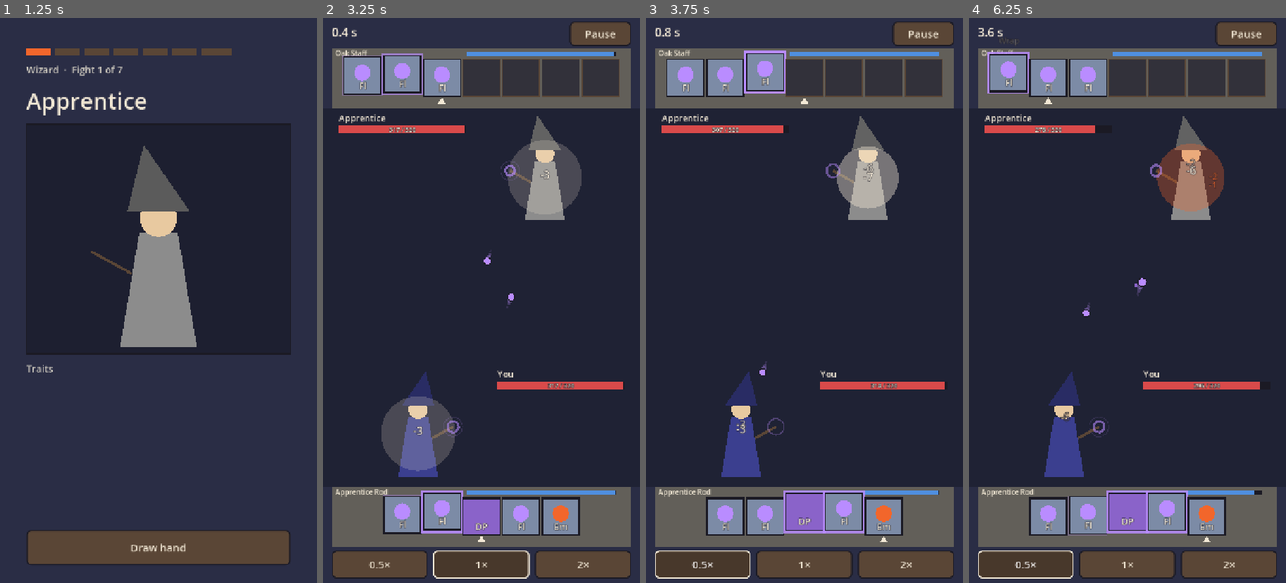
Above: before the commit, frames 1-4 (left to right).
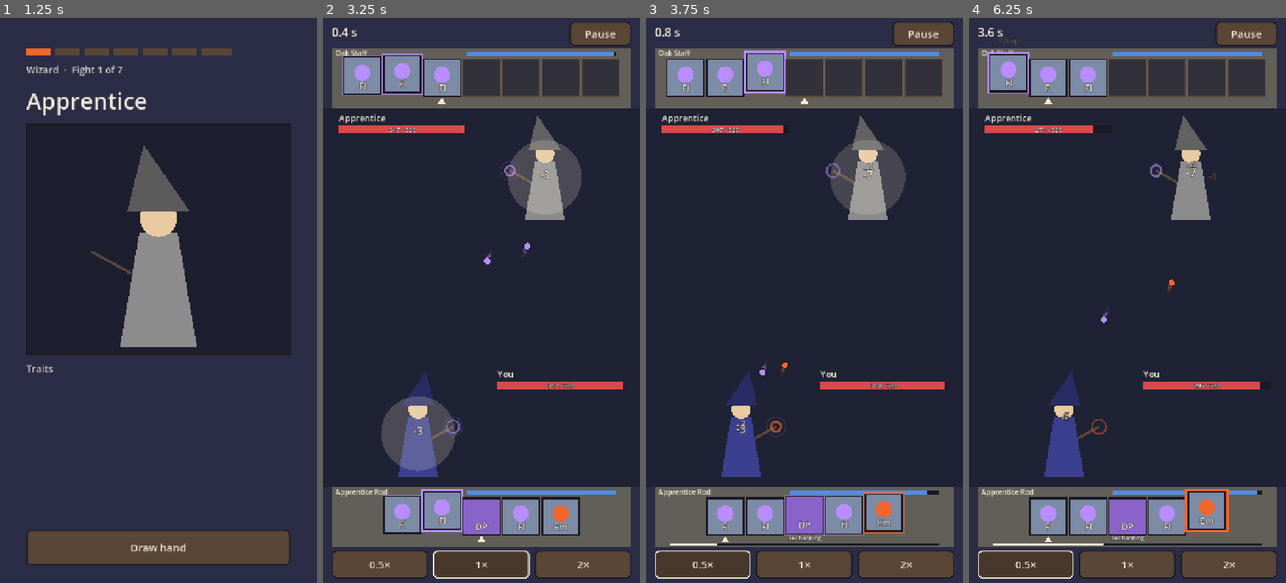
Above: after the commit, the same moments.

Repository: treeko11/Sauvapakka
Game: Godot game, scene res://ui/app.tscn
The game is run twice, just before and just after one commit, with the same random seed, the same clock (stepped at 60 frames per second) and the same inputs.
Inputs:
- Up to frame 1 (1.25 s): click "New run" at 0.5 s
- Up to frame 2 (3.25 s): click "Draw hand" at 1.25 s; click "Ready" at 2 s; click "Take this wand" at 2.75 s
- Up to frame 3 (3.75 s): click "0.5×" at 3.5 s
- Up to frame 4 (6.25 s): click "1×" at 4.25 s; click "2×" at 5 s; click "0.5×" at 5.75 s

Frame 1 is identical in both runs. In frame 2, 0.3% of the frame differs, in the area x 30-93%, y 39-92%; in frame 3, 3.3%; in frame 4, 4.4%, in the area x 7-93%, y 19-94%.

Commit message:
Balance wards and Shock, add the tuner and a web export preset
Fast wands could bank Wards and Reflects to block every hit, and Arc's chain
set off the Shock Arc had just applied, so Arc spam and ward spam beat every
build. Casters now hold at most 4 Wards and 2 Reflects, chain hits leave
Shock for the next hit, Arc costs 18 for 2 damage, and the Shock bonus is
4 per stack. Reflect Ward takes 0.3 s to cast.

tools/tune.gd searches spell and frame numbers against the balance gate in
memory. Its values are applied here: Ward 18 mana and 0.2 s, Magic Missile
13 damage, Twin Fork 0.5 s / 1.4 s, Leyline Rod 1.8 s recharge, Ouroboros
0.21 s and Apprentice Rod 0.22 s cast delay. Every build except Starter wins
30-70% of its duels and fights average 26.3 s.

export_presets.cfg adds a single-threaded Web export, checked booting and
running in Chromium. The duel viewer's seed row no longer wraps.

Co-Authored-By: Claude Opus 5.5 <noreply@anthropic.com>
Claude-Session: https://claude.ai/code/session_01XioyYBpWi3MQhXKDmCJSLB

Diff:
--- a/data/frames/apprentice_rod.tres
+++ b/data/frames/apprentice_rod.tres
@@ -8,7 +8,7 @@
 display_name = "Apprentice Rod"
 capacity = 5
 spells_per_cast = 1
-cast_delay = 0.25
+cast_delay = 0.22
 recharge_time = 0.6
 mana_max = 100.0
 mana_regen = 30.0
--- a/data/frames/leyline_rod.tres
+++ b/data/frames/leyline_rod.tres
@@ -9,7 +9,7 @@
 capacity = 8
 spells_per_cast = 1
 cast_delay = 0.31
-recharge_time = 1.6
+recharge_time = 1.8
 mana_max = 250.0
 mana_regen = 40.0
 rule = 4
--- a/data/frames/ouroboros.tres
+++ b/data/frames/ouroboros.tres
@@ -8,7 +8,7 @@
 display_name = "Ouroboros"
 capacity = 6
 spells_per_cast = 1
-cast_delay = 0.18
+cast_delay = 0.21
 recharge_time = 0.35
 mana_max = 200.0
 mana_regen = 55.0
--- a/data/frames/twin_fork.tres
+++ b/data/frames/twin_fork.tres
@@ -8,8 +8,8 @@
 display_name = "Twin Fork"
 capacity = 6
 spells_per_cast = 2
-cast_delay = 0.4
-recharge_time = 1.2
+cast_delay = 0.5
+recharge_time = 1.4
 mana_max = 120.0
 mana_regen = 35.0
 rule = 1
--- a/data/spells/arc.tres
+++ b/data/spells/arc.tres
@@ -10,8 +10,8 @@
 description = "Applies Shock and chains once."
 kind = 0
 rarity = 0
-mana_cost = 15
-damage = 3.0
+mana_cost = 18
+damage = 2.0
 shock = 1
 chain = 1
 travel_time = 0.15
--- a/data/spells/magic_missile.tres
+++ b/data/spells/magic_missile.tres
@@ -11,6 +11,6 @@
 kind = 0
 rarity = 1
 mana_cost = 35
-damage = 15.0
+damage = 13.0
 travel_time = 1.0
 cast_delay = 0.3
--- a/data/spells/reflect_ward.tres
+++ b/data/spells/reflect_ward.tres
@@ -12,4 +12,4 @@
 rarity = 1
 mana_cost = 20
 reflect_hits = 1
-cast_delay = 0.1
+cast_delay = 0.3
--- a/data/spells/ricochet_orb.tres
+++ b/data/spells/ricochet_orb.tres
@@ -11,6 +11,6 @@
 kind = 0
 rarity = 0
 mana_cost = 15
-damage = 3.5
+damage = 3.0
 hits = 2
 travel_time = 0.7
--- a/data/spells/ward.tres
+++ b/data/spells/ward.tres
@@ -12,4 +12,4 @@
 rarity = 0
 mana_cost = 18
 ward_hits = 2
-cast_delay = 0.1
+cast_delay = 0.2
--- a/sim/duel.gd
+++ b/sim/duel.gd
@@ -27,9 +27,11 @@
 const CHILL_SLOW_PER_STACK := 0.1
 ## A frozen caster skips its next cast and waits at least this long before the one after.
 const FROZEN_SECONDS := 0.7
-const SHOCK_BONUS_PER_STACK := 5.0
+const SHOCK_BONUS_PER_STACK := 4.0
 const STEAM_DAMAGE := 12.0
 const CHAIN_DAMAGE_MULT := 0.5
+const MAX_WARDS := 4
+const MAX_REFLECTS := 2
 ## Damage amplification starts at this fraction of fight_seconds.
 const ESCALATION_START := 0.6
 
@@ -295,8 +297,8 @@
 	_next_uid += 1
 	if s.self_target:
 		var c := casters[s.source]
-		c.wards += s.ward_hits
-		c.reflects += s.reflect_hits
+		c.wards = mini(MAX_WARDS, c.wards + s.ward_hits)
+		c.reflects = mini(MAX_REFLECTS, c.reflects + s.reflect_hits)
 		_log("self", s.source, {"uid": s.uid, "spell": s.spell.id, "slot": s.slot, "wards": c.wards, "reflects": c.reflects})
 		return
 	s.launch_tick = tick
@@ -354,7 +356,7 @@
 		dmg *= CHAIN_DAMAGE_MULT
 	if s.condition != SpellDef.Condition.NONE and _condition_met(s.condition, target):
 		dmg *= s.condition_mult
-	if target.shock > 0:
+	if target.shock > 0 and not chain_hit:
 		var bonus := SHOCK_BONUS_PER_STACK * target.shock
 		var boosted := target.wet > 0
 		if boosted:
--- /dev/null
+++ b/tools/tune.gd
@@ -0,0 +1,177 @@
+extends SceneTree
+## Coordinate-descent search over spell and frame numbers, scored against the
+## balance gate (sample builds win 30-70%, fights 25-35 s). Changes live only in
+## memory; copy the printed values into the .tres files you agree with.
+##   godot --headless --script res://tools/tune.gd -- --seeds 6 --passes 2
+## With --enemy-hp, instead fits each enemy archetype's HP so the sample builds
+## win at the rate TARGET_BY_DEPTH sets for the depths it appears at.
+
+const BUILD_DIR := "res://data/builds"
+## Starter is meant to be outgrown, so it only counts if it climbs above 50%.
+const EXEMPT := ["starter"]
+
+## Sample builds' target win rate against enemies at each depth (6 is the boss),
+## so fights get harder relative to a fixed wand as the run goes on.
+const TARGET_BY_DEPTH := [0.85, 0.75, 0.65, 0.55, 0.5, 0.45, 0.35]
+
+## [resource path, property, candidate values]
+var params := [
+	["res://data/spells/ward.tres", "mana_cost", [16, 18, 20, 22, 24]],
+	["res://data/spells/ward.tres", "cast_delay", [0.1, 0.15, 0.2, 0.25]],
+	["res://data/spells/reflect_ward.tres", "mana_cost", [20, 24, 28]],
+	["res://data/spells/ricochet_orb.tres", "damage", [3.0, 3.5, 4.0, 4.5]],
+	["res://data/spells/magic_missile.tres", "damage", [13.0, 14.0, 15.0, 16.0]],
+	["res://data/spells/flicker_trigger.tres", "mana_cost", [10, 12, 14]],
+	["res://data/frames/twin_fork.tres", "cast_delay", [0.4, 0.45, 0.5]],
+	["res://data/frames/twin_fork.tres", "recharge_time", [1.2, 1.4, 1.6]],
+	["res://data/frames/leyline_rod.tres", "recharge_time", [1.6, 1.8, 2.0]],
+	["res://data/frames/ouroboros.tres", "cast_delay", [0.15, 0.18, 0.21]],
+	["res://data/frames/glacier_wand.tres", "cast_delay", [0.28, 0.3, 0.32]],
+	["res://data/frames/apprentice_rod.tres", "cast_delay", [0.22, 0.25, 0.28]],
+]
+
+var db: SpellDB
+var builds: Array[WandBuild] = []
+var names := PackedStringArray()
+var seeds := 6
+
+
+func _initialize() -> void:
+	var args := OS.get_cmdline_user_args()
+	var i := args.find("--seeds")
+	if i >= 0:
+		seeds = int(args[i + 1])
+	var passes := 2
+	i = args.find("--passes")
+	if i >= 0:
+		passes = int(args[i + 1])
+	db = SpellDB.load_default()
+	for f in DirAccess.get_files_at(BUILD_DIR):
+		f = f.trim_suffix(".remap")
+		if f.ends_with(".tres"):
+			names.append(f.get_basename())
+			builds.append(load(BUILD_DIR.path_join(f)))
+	if "--enemy-hp" in args:
+		_fit_enemy_hp()
+		quit()
+		return
+	var best := _score()
+	print("start: %s" % _report())
+	for p in passes:
+		for param in params:
+			var res: Resource = load(param[0])
+			var keep: Variant = res.get(param[1])
+			for v in param[2]:
+				res.set(param[1], v)
+				var s := _score()
+				if s < best - 1e-6:
+					best = s
+					keep = v
+			res.set(param[1], keep)
+		print("pass %d: score %.3f  %s" % [p + 1, best, _report()])
+	print("\nValues:")
+	for param in params:
+		print("  %s %s = %s" % [param[0].get_file(), param[1], load(param[0]).get(param[1])])
+	quit()
+
+
+## Lower is better: builds outside the band, then spread from 50%, then length.
+func _score() -> float:
+	var r := _matrix()
+	var s := 0.0
+	for k in r["rates"]:
+		var rate: float = r["rates"][k]
+		if k in EXEMPT:
+			s += 2.0 * maxf(0.0, rate - 0.5)
+			continue
+		if rate < 0.3 or rate > 0.7:
+			s += 1.0
+		s += 2.0 * (rate - 0.5) * (rate - 0.5)
+	var len_s: float = r["length"]
+	s += 0.2 * maxf(0.0, 26.0 - len_s) + 0.2 * maxf(0.0, len_s - 34.0)
+	return s
+
+
+func _matrix() -> Dictionary:
+	var won := {}
+	var total := 0.0
+	var duels := 0
+	for n in names:
+		won[n] = 0.0
+	for i in builds.size():
+		for j in builds.size():
+			if i == j:
+				continue
+			for s in seeds:
+				var d := Duel.new(builds[i], builds[j], db, s)
+				var w := d.run()
+				total += d.seconds()
+				duels += 1
+				var score := 1.0 if w == 0 else (0.5 if w == Duel.DRAW else 0.0)
+				won[names[i]] += score
+				won[names[j]] += 1.0 - score
+	var rates := {}
+	for n in names:
+		rates[n] = won[n] / (2.0 * seeds * (builds.size() - 1))
+	return {"rates": rates, "length": total / duels}
+
+
+func _report() -> String:
+	var r := _matrix()
+	var parts := PackedStringArray()
+	for n in names:
+		parts.append("%s %.0f%%" % [n.left(8), 100.0 * r["rates"][n]])
+	return "%s | %.1fs" % [", ".join(parts), r["length"]]
+
+
+func _fit_enemy_hp() -> void:
+	var defs: Array[EnemyDef] = []
+	for f in DirAccess.get_files_at(RunState.ENEMY_DIR):
+		defs.append(load(RunState.ENEMY_DIR.path_join(f.trim_suffix(".remap"))))
+	defs.append(load(RunState.BOSS_PATH))
+	for def in defs:
+		var depths := _depths_for(def)
+		var target := 0.0
+		for dpt in depths:
+			target += TARGET_BY_DEPTH[dpt]
+		target /= depths.size()
+		var lo := 80.0
+		var hi := 1200.0
+		for it in 9:
+			var mid := (lo + hi) * 0.5
+			if _sample_rate(def, depths, mid) > target:
+				lo = mid
+			else:
+				hi = mid
+		var hp := snappedf((lo + hi) * 0.5, 10.0)
+		print("%-14s depths %-10s target %3.0f%%  HP %4.0f -> %3.0f%%  (was %d)" % [def.id, str(depths), 100.0 * target, hp,
+			100.0 * _sample_rate(def, depths, hp), roundi(def.max_hp)])
+
+
+func _depths_for(def: EnemyDef) -> Array[int]:
+	var out: Array[int] = []
+	if def.fixed_build != null:
+		out.append(RunState.FIGHT_PLAN.size())
+		return out
+	for dpt in RunState.FIGHT_PLAN.size():
+		if (RunState.FIGHT_PLAN[dpt] == "themed") == def.themed and def.min_depth <= dpt and dpt <= def.max_depth:
+			out.append(dpt)
+	return out
+
+
+func _sample_rate(def: EnemyDef, depths: Array[int], hp: float) -> float:
+	var won := 0.0
+	var n := 0
+	var rng := RandomNumberGenerator.new()
+	for dpt in depths:
+		for s in seeds:
+			rng.seed = hash([def.id, dpt, s])
+			var enemy := EnemyGen.generate(def, dpt, rng, db)
+			for b in builds:
+				var d := Duel.new(b, enemy, db, s, def.fixed_build != null)
+				d.casters[1].max_hp = hp
+				d.casters[1].hp = hp
+				var w := d.run()
+				won += 1.0 if w == 0 else (0.5 if w == Duel.DRAW else 0.0)
+				n += 1
+	return won / n
--- a/ui/screens/duel_viewer.gd
+++ b/ui/screens/duel_viewer.gd
@@ -39,7 +39,7 @@
 	_pick[1].select(mini(1, _builds.size() - 1))
 	var row := HBoxContainer.new()
 	row.add_theme_constant_override("separation", 16)
-	row.add_child(UiKit.label("Seed", 26, Palette.BIRCH))
+	row.add_child(UiKit.label("Seed", 26, Palette.BIRCH, false))
 	_seed = SpinBox.new()
 	_seed.max_value = 9999
 	_seed.custom_minimum_size = Vector2(160, 56)
@@ -47,6 +47,8 @@
 	_boss = CheckBox.new()
 	_boss.text = "60 s boss length"
 	row.add_child(_boss)
+	for c in row.get_children():
+		c.size_flags_vertical = SIZE_SHRINK_CENTER
 	box.add_child(row)
 	box.add_child(UiKit.button("Watch duel", _watch.bind(false), Vector2(0, 80)))
 	box.add_child(UiKit.button("Training dummy", _watch.bind(true), Vector2(0, 80)))
Not shown, added: export_presets.cfg
Not shown, added: tools/tune.gd.uid
Not shown, changed: .gitignore
Not shown, changed: README.md
